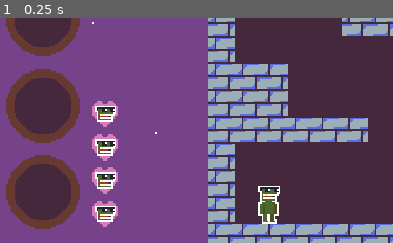
Above: before the commit, frame 1.
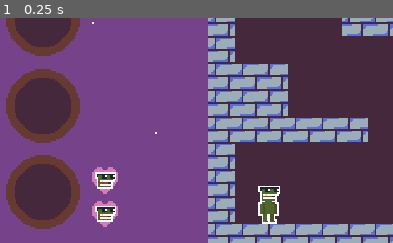
Above: after the commit, the same moment.

Repository: rthurmed/TorreDoAcrobata
Game: Godot game, scene res://src/World.tscn
The game is run twice, just before and just after one commit, with the same random seed, the same clock (stepped at 60 frames per second) and the same inputs.
Inputs:
- Up to frame 1 (0.25 s): no input
The pictures show only the part of the screen within x 0-50%, y 49-99%; the shares and areas given below are measured in that part.

The runs differ from the first frame. In frame 1, 1.1% of the frame differs, in the area x 23-31%, y 36-64%.

Commit message:
PowerUps, PowerUpSlots and key indicators

Diff:
--- a/src/Player.gd
+++ b/src/Player.gd
@@ -22,8 +22,8 @@
 var max_n_jumps = 1
 var timesjumped = 0
 
-var max_life = 4
-var life = 4
+var max_life = 2
+var life = 2
 
 var is_onwall = false
 var wall_direction = 0
@@ -208,3 +208,9 @@
 
 func _on_KnockbackTimer_timeout():
 	is_knockback_damage = false
+
+func _on_PowerUp_interacting_with_holder(power_up_holder_path):
+	$PlayerUI.set_key_indicators(true)
+
+func _on_PowerUp_stop_interacting_with_holder():
+	$PlayerUI.set_key_indicators(false)
--- a/src/PlayerUI.gd
+++ b/src/PlayerUI.gd
@@ -7,3 +7,8 @@
 		var id = child_id + 1
 		child.visible = id <= max_life
 		child.modulate = "64ffffff" if id <= max_life - life else "ffffff"
+
+func set_key_indicators(show):
+	$SlotContainer/PowerUpSlot1.set_indicators(show)
+	$SlotContainer/PowerUpSlot2.set_indicators(show)
+	$SlotContainer/PowerUpSlot3.set_indicators(show)
--- a/src/PlayerUI.tscn
+++ b/src/PlayerUI.tscn
@@ -1,8 +1,8 @@
 [gd_scene load_steps=4 format=2]
 
-[ext_resource path="res://assets/ui-slot.png" type="Texture" id=1]
 [ext_resource path="res://src/UI1Life.tscn" type="PackedScene" id=2]
 [ext_resource path="res://src/PlayerUI.gd" type="Script" id=3]
+[ext_resource path="res://src/PowerUpSlot.tscn" type="PackedScene" id=4]
 
 [node name="PlayerUI" type="CanvasLayer"]
 script = ExtResource( 3 )
@@ -14,27 +14,31 @@
 margin_top = -162.0
 margin_right = 53.0
 margin_bottom = -10.0
-alignment = 2
 __meta__ = {
 "_edit_use_anchors_": false
 }
 
-[node name="SlotButton1" type="TextureButton" parent="SlotContainer"]
+[node name="PowerUpSlot1" parent="SlotContainer" instance=ExtResource( 4 )]
+anchor_right = 0.0
+anchor_bottom = 0.0
 margin_right = 48.0
 margin_bottom = 48.0
-texture_normal = ExtResource( 1 )
 
-[node name="SlotButton2" type="TextureButton" parent="SlotContainer"]
+[node name="PowerUpSlot2" parent="SlotContainer" instance=ExtResource( 4 )]
+anchor_right = 0.0
+anchor_bottom = 0.0
 margin_top = 52.0
 margin_right = 48.0
 margin_bottom = 100.0
-texture_normal = ExtResource( 1 )
+slot_index = 1
 
-[node name="SlotButton3" type="TextureButton" parent="SlotContainer"]
+[node name="PowerUpSlot3" parent="SlotContainer" instance=ExtResource( 4 )]
+anchor_right = 0.0
+anchor_bottom = 0.0
 margin_top = 104.0
 margin_right = 48.0
 margin_bottom = 152.0
-texture_normal = ExtResource( 1 )
+slot_index = 2
 
 [node name="LifeContainer" type="VBoxContainer" parent="."]
 anchor_top = 1.0
--- /dev/null
+++ b/src/PowerUp.gd
@@ -0,0 +1,34 @@
+extends Area2D
+
+enum PowerUpEnum {
+	JUMP_PLUS_1 = 0,
+	JUMP_PLUS_2 = 1,
+	LIFE_PLUS_1 = 2,
+	LIFE_PLUS_2 = 3,
+	WALL_JUMP = 4
+}
+
+signal interacting_with_holder(power_up_holder_path)
+signal stop_interacting_with_holder()
+
+export (PowerUpEnum) var power_up_code = PowerUpEnum.JUMP_PLUS_1
+export (bool) var disable_collision = false
+
+func _ready():
+	$CollisionShape2D.disabled = disable_collision
+	update_sprite()
+
+func set_power_up_code(code):
+	power_up_code = code
+	update_sprite()
+
+func update_sprite():
+	$Sprite.region_rect.position.x = power_up_code * 32
+
+func _on_PowerUp_body_entered(body):
+	if body.name == "Player":
+		emit_signal("interacting_with_holder", get_path())
+
+func _on_PowerUp_body_exited(body):
+	if body.name == "Player":
+		emit_signal("stop_interacting_with_holder")
--- /dev/null
+++ b/src/PowerUp.tscn
@@ -0,0 +1,20 @@
+[gd_scene load_steps=4 format=2]
+
+[ext_resource path="res://assets/power-ups-Sheet.png" type="Texture" id=1]
+[ext_resource path="res://src/PowerUp.gd" type="Script" id=2]
+
+[sub_resource type="CircleShape2D" id=2]
+radius = 20.0
+
+[node name="PowerUp" type="Area2D"]
+script = ExtResource( 2 )
+
+[node name="Sprite" type="Sprite" parent="."]
+texture = ExtResource( 1 )
+region_enabled = true
+region_rect = Rect2( 0, 0, 32, 32 )
+
+[node name="CollisionShape2D" type="CollisionShape2D" parent="."]
+shape = SubResource( 2 )
+[connection signal="body_entered" from="." to="." method="_on_PowerUp_body_entered"]
+[connection signal="body_exited" from="." to="." method="_on_PowerUp_body_exited"]
--- /dev/null
+++ b/src/PowerUpSlot.gd
@@ -0,0 +1,20 @@
+extends TextureButton
+
+enum PowerUpEnum {
+	JUMP_PLUS_1 = 0,
+	JUMP_PLUS_2 = 1,
+	LIFE_PLUS_1 = 2,
+	LIFE_PLUS_2 = 3,
+	WALL_JUMP = 4
+}
+
+export (int) var slot_index = 0
+
+func _ready():
+	$SlotIndicator/SpriteKeyboard.region_rect.position.x = slot_index * 8
+	$SlotIndicator/SpriteController.region_rect.position.x = slot_index * 8
+	set_indicators(false)
+
+func set_indicators(show):
+	$SlotIndicator/SpriteKeyboard.visible = show
+	$SlotIndicator/SpriteController.visible = show
--- /dev/null
+++ b/src/PowerUpSlot.tscn
@@ -0,0 +1,42 @@
+[gd_scene load_steps=5 format=2]
+
+[ext_resource path="res://src/PowerUpSlot.gd" type="Script" id=1]
+[ext_resource path="res://assets/ui-slot.png" type="Texture" id=2]
+[ext_resource path="res://assets/ui-slot-indicator.png" type="Texture" id=3]
+[ext_resource path="res://src/PowerUp.tscn" type="PackedScene" id=4]
+
+[node name="PowerUpSlot" type="TextureButton"]
+anchor_right = 1.0
+anchor_bottom = 1.0
+margin_right = -432.0
+margin_bottom = -222.0
+texture_normal = ExtResource( 2 )
+script = ExtResource( 1 )
+__meta__ = {
+"_edit_use_anchors_": false
+}
+
+[node name="PowerUp" parent="." instance=ExtResource( 4 )]
+visible = false
+position = Vector2( 24, 24 )
+disable_collision = true
+
+[node name="SlotIndicator" type="Control" parent="."]
+margin_left = 6.0
+margin_top = 45.0
+margin_right = 6.0
+margin_bottom = 45.0
+__meta__ = {
+"_edit_use_anchors_": false
+}
+
+[node name="SpriteKeyboard" type="Sprite" parent="SlotIndicator"]
+texture = ExtResource( 3 )
+region_enabled = true
+region_rect = Rect2( 0, 0, 8, 8 )
+
+[node name="SpriteController" type="Sprite" parent="SlotIndicator"]
+position = Vector2( 9, 0 )
+texture = ExtResource( 3 )
+region_enabled = true
+region_rect = Rect2( 0, 8, 8, 8 )
--- a/src/World.tscn
+++ b/src/World.tscn
@@ -8,6 +8,7 @@
 [ext_resource path="res://src/Spinblade.tscn" type="PackedScene" id=6]
 [ext_resource path="res://src/Carrier.tscn" type="PackedScene" id=7]
 [ext_resource path="res://src/MovingPlatform.tscn" type="PackedScene" id=8]
+[ext_resource path="res://src/PowerUp.tscn" type="PackedScene" id=9]
 
 [sub_resource type="NavigationPolygon" id=1]
 vertices = PoolVector2Array( 0, 0, 16, 0, 16, 16, 0, 16 )
@@ -143,6 +144,15 @@
 position = Vector2( -112, -464 )
 move_to = Vector2( 0, -64 )
 
+[node name="PowerUps" type="Node" parent="Navigation2D"]
+
+[node name="PowerUp1" parent="Navigation2D/PowerUps" instance=ExtResource( 9 )]
+position = Vector2( -151, -390 )
+
+[node name="PowerUp2" parent="Navigation2D/PowerUps" instance=ExtResource( 9 )]
+position = Vector2( -72, -389 )
+power_up_code = 4
+
 [node name="Player" parent="." instance=ExtResource( 2 )]
 position = Vector2( -188, -26 )
 z_index = 4
@@ -177,3 +187,7 @@
 [connection signal="cause_damage" from="Navigation2D/Spinblades/Spinblade2" to="Player" method="_on_Any_cause_damage"]
 [connection signal="body_entered" from="Navigation2D/MovingSpinblades/Path2D1/PathFollow2D/Carrier/Spinblade" to="Navigation2D/MovingSpinblades/Path2D1/PathFollow2D/Carrier/Spinblade" method="_on_Spinblade_body_entered"]
 [connection signal="cause_damage" from="Navigation2D/MovingSpinblades/Path2D1/PathFollow2D/Carrier/Spinblade" to="Player" method="_on_Any_cause_damage"]
+[connection signal="interacting_with_holder" from="Navigation2D/PowerUps/PowerUp1" to="Player" method="_on_PowerUp_interacting_with_holder"]
+[connection signal="stop_interacting_with_holder" from="Navigation2D/PowerUps/PowerUp1" to="Player" method="_on_PowerUp_stop_interacting_with_holder"]
+[connection signal="interacting_with_holder" from="Navigation2D/PowerUps/PowerUp2" to="Player" method="_on_PowerUp_interacting_with_holder"]
+[connection signal="stop_interacting_with_holder" from="Navigation2D/PowerUps/PowerUp2" to="Player" method="_on_PowerUp_stop_interacting_with_holder"]
Binary file added: assets/power-ups-Sheet.png
Not shown, added: assets/power-ups-Sheet.png.import
Binary file added: assets/ui-slot-indicator.png
Not shown, added: assets/ui-slot-indicator.png.import
Not shown: 1 places in src/World.tscn that only renumber resources
